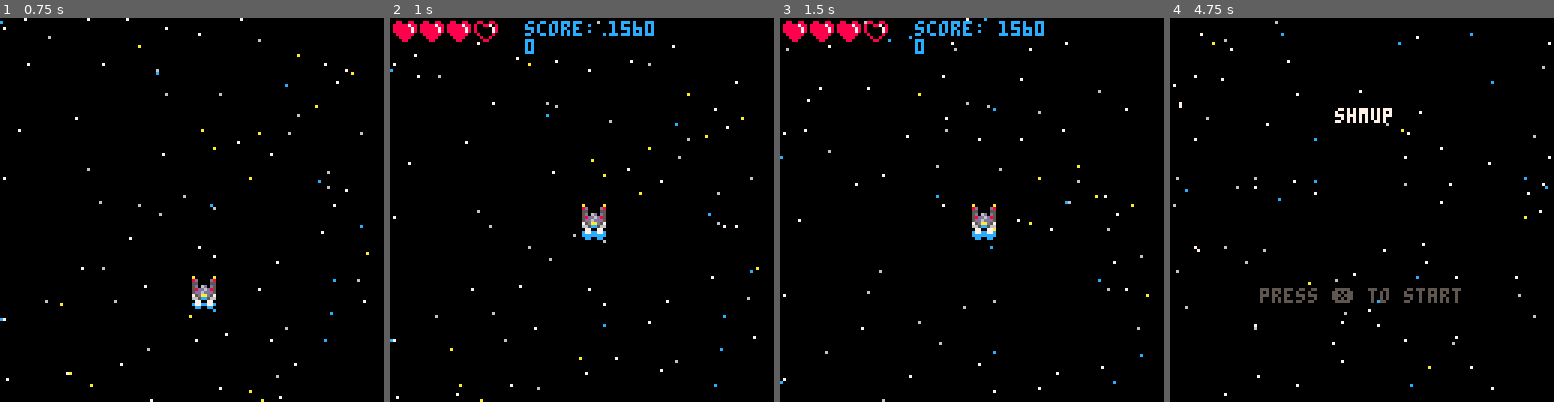
Above: before the commit, frames 1-4 (left to right).
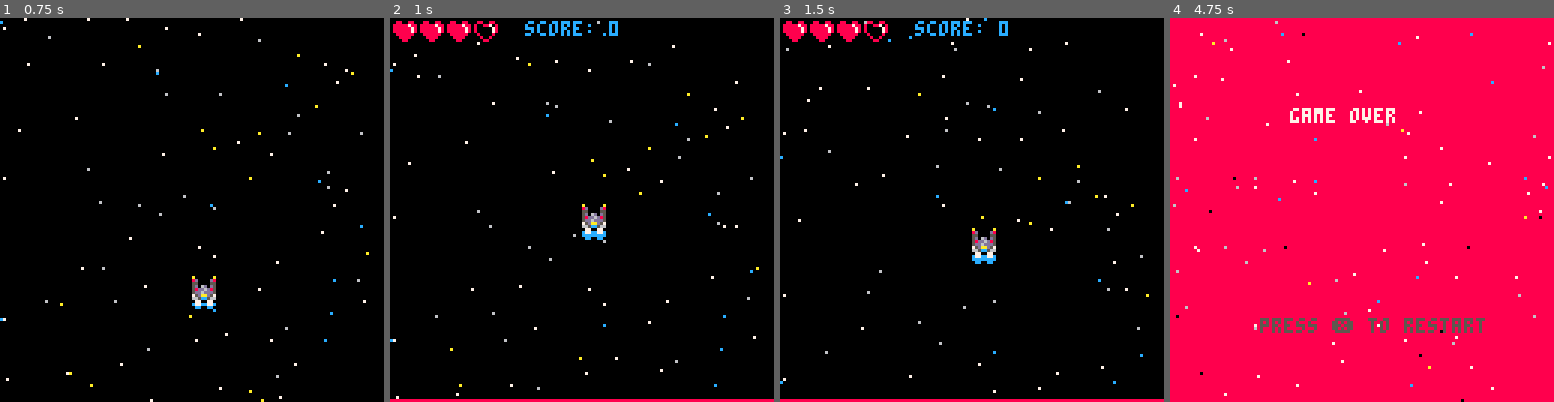
Above: after the commit, the same moments.

Repository: FabioAlfa23/pico-8-lazy-dev-shmup
Game: PICO-8 cartridge shmup.p8
Two runs of this game, one before a commit and one after it. Both use one fixed random seed, a clock stepped at 60 frames per second and the inputs below.
Inputs:
- Up to frame 1 (0.75 s): tap X (X key) at 0.33 s; tap O (Z key) at 0.7 s
- Up to frame 2 (1 s): no input
- Up to frame 3 (1.5 s): tap X (X key) at 1.07 s
- Up to frame 4 (4.75 s): hold Right 1.6-2.1 s; tap O (Z key) every 0.4 s from 1.7 to 4.5 s; tap X (X key) at 1.85, 2.97, 4.08 s; hold Up 2.15-2.42 s; hold Right 2.47-3.03 s; hold Left 3.08-3.58 s; hold Down 3.63-3.97 s; hold Right 4.02-4.68 s; hold Up from 4.73 s (still down)

Frame 1 is identical in both runs. In frame 2, 1.1% of the frame differs, in the area x 0-100%, y 0-100%; in frame 3, 1.9%; in frame 4, 99%.

Commit message:
gaming mechanics added

Diff:
--- a/shmup.p8
+++ b/shmup.p8
@@ -5,9 +5,9 @@
 	cls()
 	bg=0
 	c=0
-	player=playerinit(64,130,2,2,3,4,8)
+	player={}
 	bullet={}
-	score=flr(rnd(3000))
+	player.score=0
 	lives=4
 	star=starinit()
 	mode="start"
@@ -20,9 +20,10 @@
 	if mode=="start" then
 	--start screen state--
 		startupdate()
+		player=playerinit(64,130,2,2,3,4,8,0.5)
+
 	elseif mode=="play" then
 	--game loop state--
-
 		player=playerupdate(player)
 
 		if btnp(❎) then
@@ -39,10 +40,13 @@
 			end
 		end
 
+
+
 	elseif mode=="end" then
 		c=0
 	--gameover screen state--
 		endupdate(player,bullet)
+		del(player,player)
 	elseif mode=="st_anim" then
 	--animation between start screen--
 	--and play loop--
@@ -67,7 +71,8 @@
 			bulletdraw(bullet[i],player)
 		end
 		drawui(score,lives,player)
-		print(#bullet)
+		rectfill(0,127,128,128,8)
+
 	elseif mode=="end" then
 		bg=8
 		enddraw()
@@ -81,18 +86,20 @@
 
 end
 -->8
-function playerinit(sx,sy,sspd,sspt,ssht,safi,saff)
-	player={
-		x=sx,
-		y=sy,
-		speed=sspd,
-		sprite=sspt,
-		hp=ssht,
-		asprite=safi,
-		afi=safi,
-		aff=saff
-	}
-	return player
+function playerinit(sx,sy,sspd,sspt,ssht,safi,saff,crp)
+	p={}
+	p.x=sx
+	p.y=sy
+	p.speed=sspd
+	p.sprite=sspt
+	p.hp=ssht
+	p.asprite=safi
+	p.afi=safi
+	p.aff=saff
+	p.creep=crp
+	p.score=0
+
+	return p
 end
 
 function playerupdate(p)
@@ -101,6 +108,8 @@
 
 	p.sprite=2
 
+	p.score+=0.02
+
 	p.asprite+=1
 	if p.asprite>p.aff then
 		p.asprite=p.afi
@@ -120,9 +129,9 @@
 	if btn(⬇️) then
 			p.y+=p.speed
 	end
-	if btnp(🅾️) then
-		mode="end"
-	end
+
+	p.y+=p.creep
+
 	if playercollidex(p)==1 then
 		p.x=127
 	elseif playercollidex(p)==2 then
@@ -131,7 +140,8 @@
 	if playercollidey(p)==1 then
 	 p.y=ly
  end
-	return player
+
+	return p
 end
 
 function playerdraw(p)
@@ -157,6 +167,7 @@
 	 flg=1
  elseif p.y>120 then
  	flg=1
+ 	mode="end"
  else
  	flg=0
  end
@@ -171,7 +182,7 @@
 			spr(15,(i*9)+1,1)
 		end
 	end
-	print("score: "..score,45,1,12)
+	print("score: "..flr(p.score),45,1,12)
 end
 
 
Not shown, changed: 130 lines of the sprite sheet (__gfx__) section of shmup.p8
Not shown, changed: the thumbnail (__label__) section of shmup.p8
